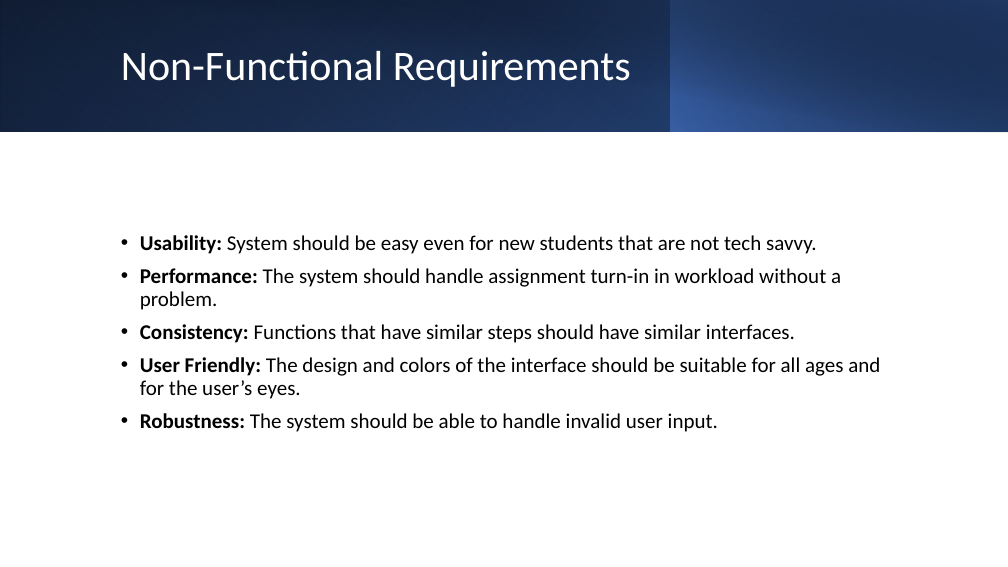
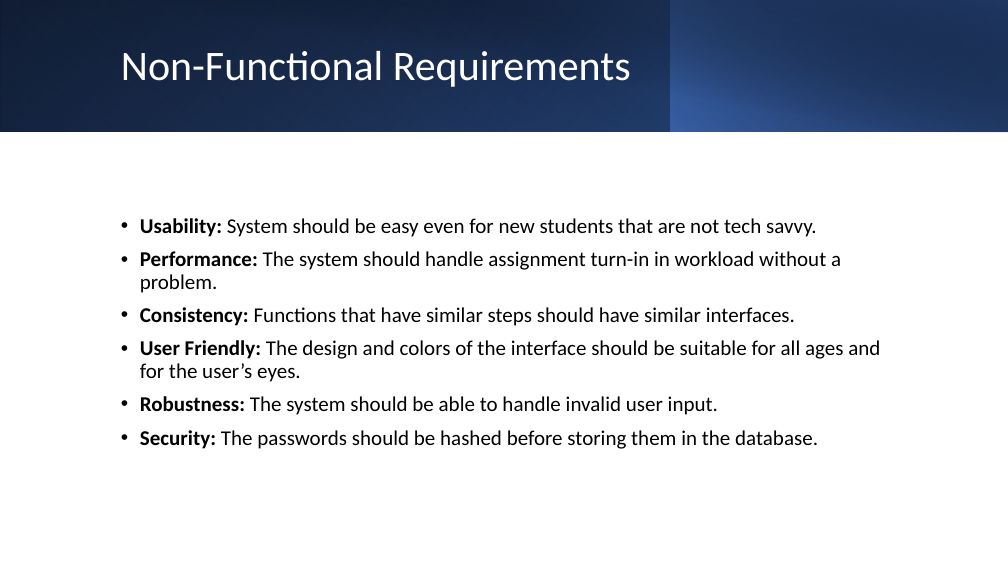
Before and after one commit to mounirsabry/Better_Ecom_GP, a slide deck: slide 15 of Discussions/Midyear_Discussion/presentation.pptx. Drawn at 1008x567 pixels with LibreOffice and Linux fonts; fonts in the diff are those of the drawing. Boxes give left, top, right and bottom in pixels: in the first picture for what was removed or moved away, otherwise in the second. Text is boxed around its words. In the diff, an @@ line names an element or a change of style, - is before the commit and + after.

```diff
--- a/Discussions/Midyear_Discussion/presentation.pptx
+++ b/Discussions/Midyear_Discussion/presentation.pptx
@@ text at (140, 430, 818, 449): paragraph added @@
+• Security: The passwords should be hashed before storing them in the database.
```
Also in this commit, not shown: 9 other slides changed, 3 slides added, 2 slides removed, 2 other files.
